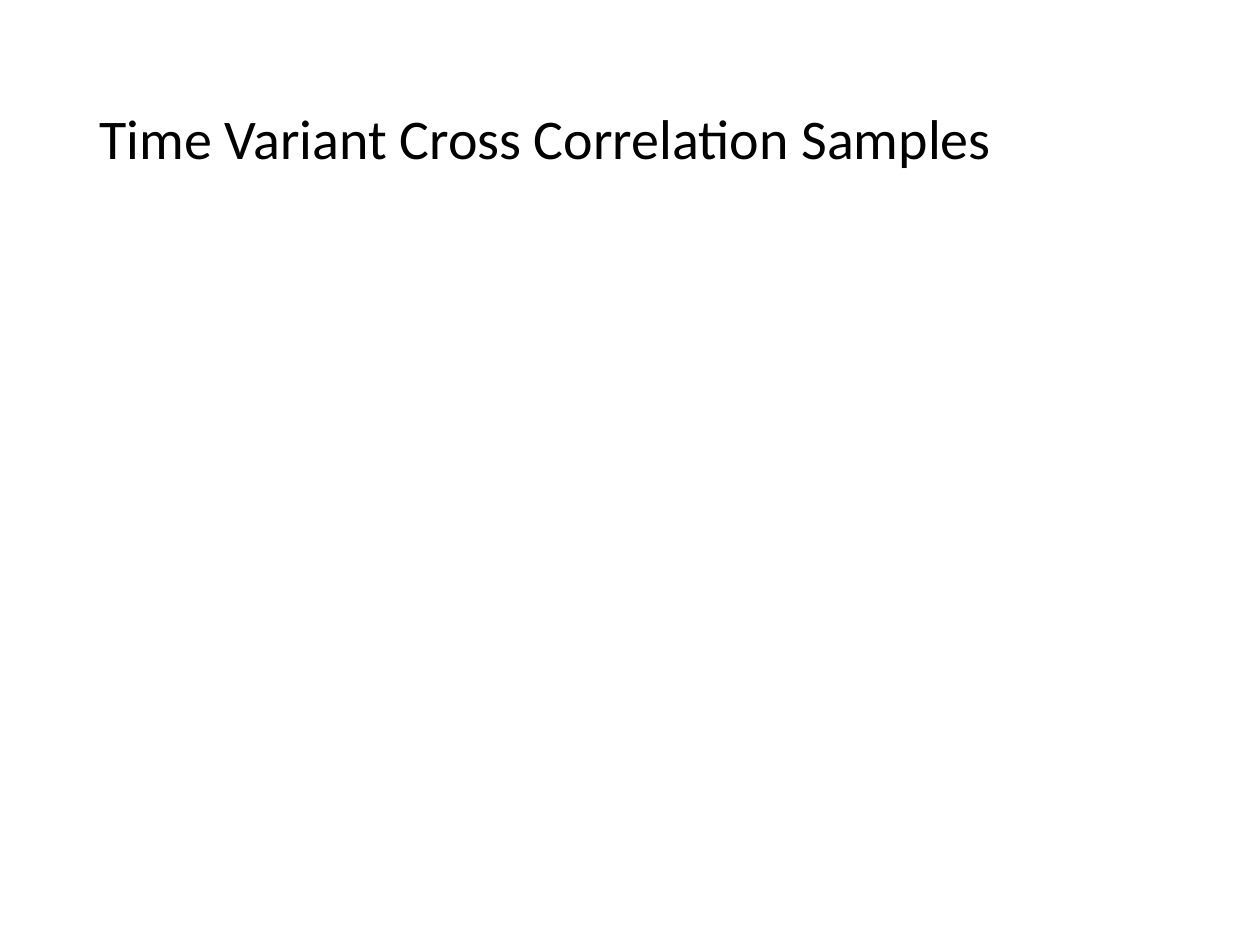
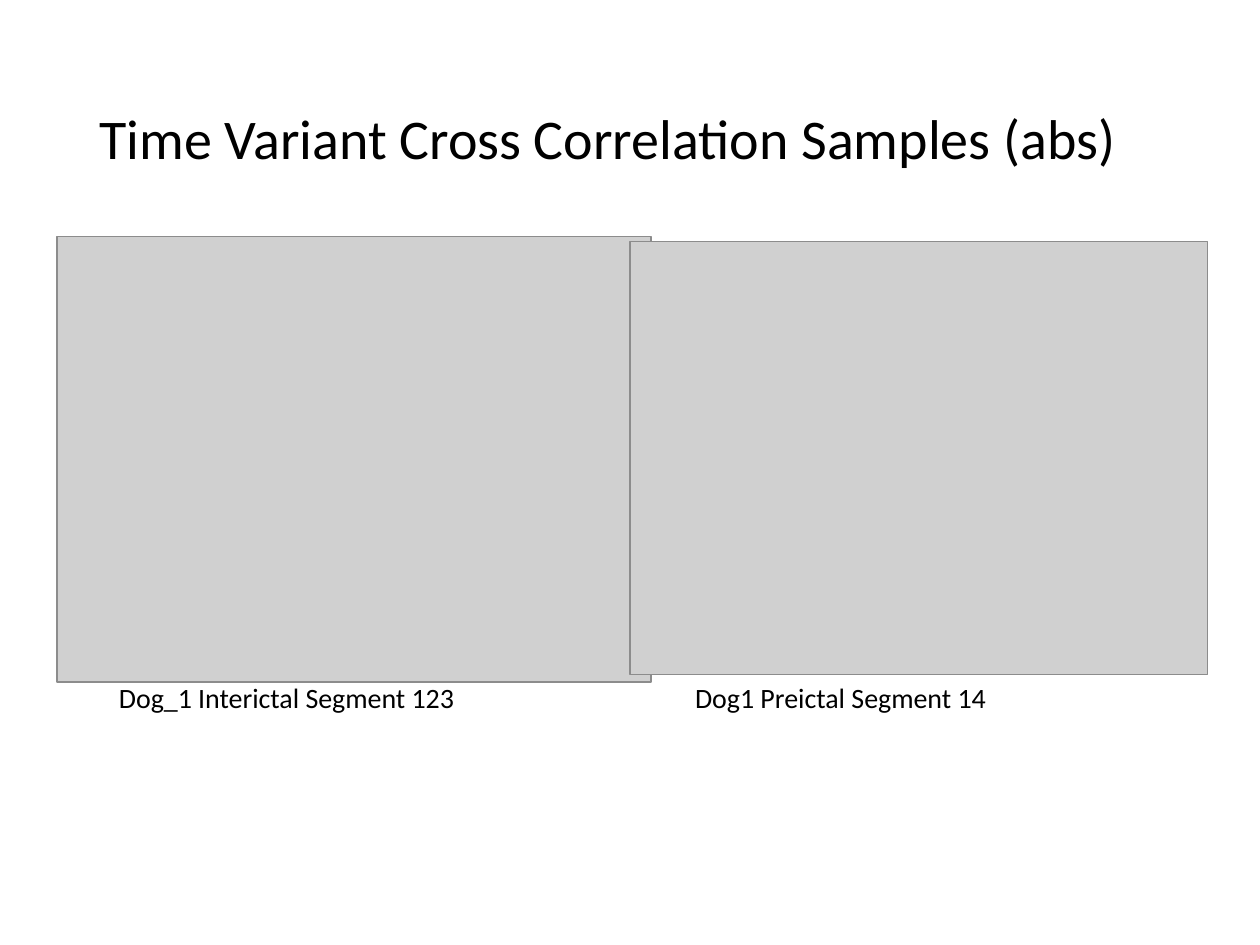
Before and after one commit to rbroberg/uccs.edu, a slide deck: slide 9 of cs5870/project/LeNet5 EEG.pptx (slide 8 before the commit). Drawn at 1260x945 pixels with LibreOffice and Linux fonts; fonts in the diff are those of the drawing; grey boxes stand for pictures. Boxes give left, top, right and bottom in pixels: in the first picture for what was removed or moved away, otherwise in the second. Text is boxed around its words. In the diff, an @@ line names an element or a change of style, - is before the commit and + after.

```diff
--- a/cs5870/project/LeNet5 EEG.pptx
+++ b/cs5870/project/LeNet5 EEG.pptx
@@ title at box(99, 118, 1115, 168): text changed @@
-Time Variant Cross Correlation Samples
+Time Variant Cross Correlation Samples (abs)
@@ picture added at box(57, 237, 650, 683) @@
@@ picture added at box(630, 242, 1207, 675) @@
@@ text added at box(119, 688, 454, 713), 16 pt, text #000000 @@
+Dog_1 Interictal Segment 123
@@ text added at box(695, 688, 986, 713), 16 pt, text #000000 @@
+Dog1 Preictal Segment 14
```
Also in this commit, not shown: 2 other slides changed, 1 slide added, 2 other files.
